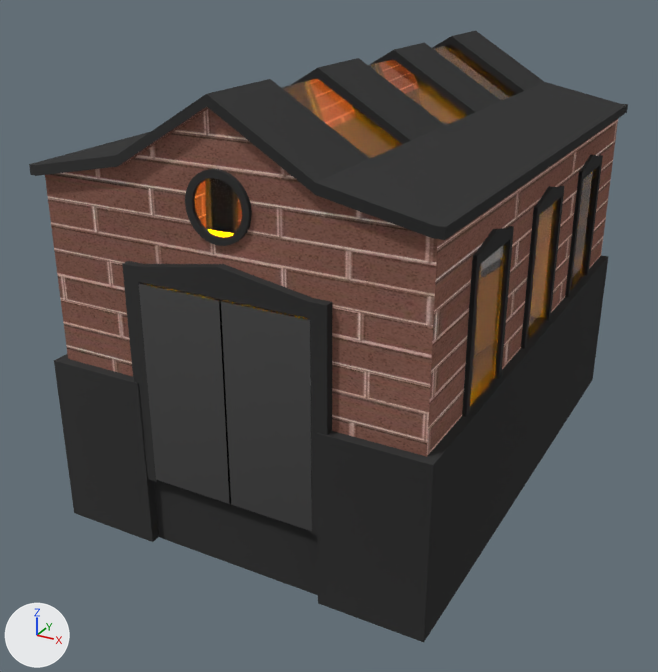
The Blender file 01-Models/fabrik.blend: old version first, new version second.
Rendered twice from a 50 mm camera at (11.16, -15.44, 12.65) aimed at (-0.4, 5.57, 2.15). Arrows for +X, +Y and +Z are at lower left; the lights stay in place.

Names of what the first picture shows: 'Fenster', 'Gebäude', 'Rundes Fenster', 'Tür links', 'Tür rechts', 'Türrahmen'.
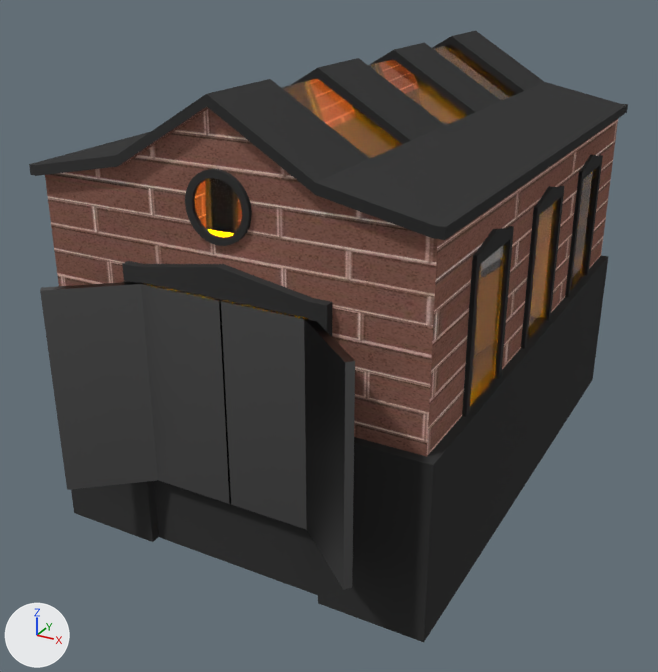
Patch to the scene script:
```diff
--- a/01-Models/fabrik.blend.py
+++ b/01-Models/fabrik.blend.py
@@ ob_tür_links_001 @@
+ob_tür_links_001 = bpy.data.objects.new('Tür links.001', me_cube_008.copy())  # the mesh of ob_tür_rechts
+ob_tür_links_001.location = (-3.04, -0.85, 2.66)
+ob_tür_links_001.rotation_euler = (0.0, 0.0, -2.443)  # degrees (0, 0, -140)
+ob_tür_links_001.scale = (1.15, 0.1, 2.65)
@@ ob_tür_rechts_001 @@
+ob_tür_rechts_001 = bpy.data.objects.new('Tür rechts.001', me_cube_008.copy())  # the mesh of ob_tür_rechts
+ob_tür_rechts_001.location = (3.13, -0.88, 2.66)
+ob_tür_rechts_001.rotation_euler = (0.0, 0.0, 2.443)  # degrees (0, 0, 140)
+ob_tür_rechts_001.scale = (1.15, 0.1, 2.65)
```

Boxes (x1, y1, x2, y2) around the edits, measured in the pictures (658 x 672 px):
'Tür links.001', added: after (40, 282, 158, 490)
'Tür rechts.001', added: after (304, 319, 355, 590)
